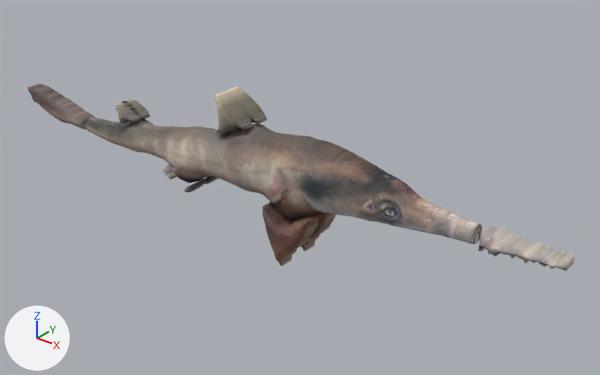
What one commit did to the glTF model public/aqua/models/fish/sawshark.glb.
Before and after are seen from a 50 mm camera at (6144.028, -1.625, 1.006) aimed at (6142.656, 0.089, -0.057). Every picture has the same lights, and +X, +Y and +Z are marked at lower left. The first picture is the older version. Vertices at exactly the same position are counted once.

Names of what the first picture shows: 'sawshark'.
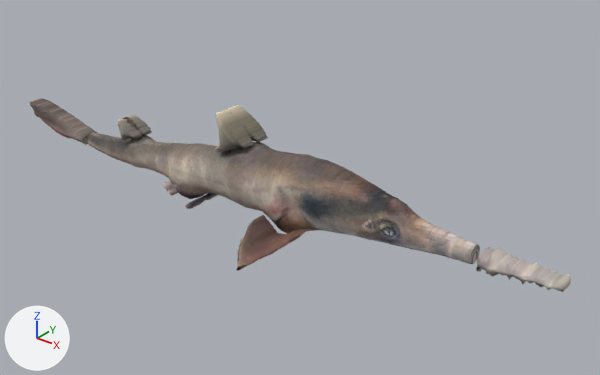
What differs and where, as boxes (x1, y1, x2, y2) in the pictures (600 x 375 px; the box of a moved part takes in the faces that stretch with it):
'sawshark', reshaped
    before: (28, 84, 575, 271)
    after: (30, 98, 571, 292)
part 1 of me_sawshark, moved or reshaped
    before: (86, 117, 482, 244)
    after: (88, 132, 480, 264)
part 2 of me_sawshark, moved or reshaped
    before: (214, 87, 267, 134)
    after: (215, 105, 268, 152)
part 3 of me_sawshark, moved or reshaped
    before: (125, 99, 151, 120)
    after: (123, 115, 152, 136)
part 4 of me_sawshark, moved or reshaped
    before: (478, 227, 575, 271)
    after: (476, 247, 571, 292)
part 5 of me_sawshark, moved or reshaped
    before: (28, 84, 96, 130)
    after: (30, 98, 97, 145)
part 6 of me_sawshark, moved or reshaped
    before: (205, 177, 218, 184)
    after: (206, 193, 218, 200)
part 7 of me_sawshark, moved or reshaped
    before: (115, 101, 141, 124)
    after: (117, 117, 142, 140)
part 8 of me_sawshark, moved or reshaped
    before: (162, 165, 177, 179)
    after: (164, 181, 178, 195)
part 9 of me_sawshark, moved or reshaped
    before: (184, 179, 207, 192)
    after: (185, 195, 207, 209)
part 10 of me_sawshark, moved or reshaped
    before: (262, 202, 336, 266)
    after: (236, 215, 309, 271)

Diff of the bpy script that builds the scene:
```diff
--- a/public/aqua/models/fish/sawshark.glb.py
+++ b/public/aqua/models/fish/sawshark.glb.py
@@ me_sawshark @@
 # used by ob_sawshark; location = (0.0, 0.0, 0.0)
-me_sawshark.from_pydata(...)  # 2533 vertices, 5016 faces; spans x 6141.5..6143.5, y -0.1..0.1, z -0.22..0.22
+me_sawshark.from_pydata(...)  # 2533 vertices, 5016 faces; spans x 6141.5..6143.5, y -0.25..0.25, z -0.17..0.17
+# me_sawshark part 1: the loose piece of 1378 vertices spanning x 6141.82..6143.27, y -0.1..0.1, z -0.11..0.15 is moved by (0.0, 0.0, -0.06)
+# me_sawshark part 2: the loose piece of 235 vertices spanning x 6142.45..6142.57, y -0.07..0.07, z 0.11..0.22 is moved by (0.0, 0.0, -0.06)
+# me_sawshark part 3: the loose piece of 62 vertices spanning x 6142.0..6142.08, y -0.02..0.05, z 0.03..0.09 is moved by (0.0, 0.0, -0.06)
+# me_sawshark part 4: the loose piece of 182 vertices spanning x 6143.29..6143.5, y -0.04..0.04, z 0.01..0.07 is moved by (0.0, 0.0, -0.06)
+# me_sawshark part 5: the loose piece of 190 vertices spanning x 6141.5..6141.81, y -0.04..0.04, z -0.05..0.03 is moved by (0.0, 0.0, -0.06)
+# me_sawshark part 6: the loose piece of 22 vertices spanning x 6142.32..6142.37, y 0.01..0.07, z -0.11..-0.08 is moved by (0.0, 0.0, -0.06)
+# me_sawshark part 7: the loose piece of 62 vertices spanning x 6142.0..6142.08, y -0.05..0.02, z 0.03..0.09 is moved by (0.0, 0.0, -0.06)
+# me_sawshark part 8: the loose piece of 24 vertices spanning x 6142.22..6142.26, y -0.06..0.0, z -0.09..-0.07 is moved by (0.0, 0.0, -0.06)
+# me_sawshark part 9: the loose piece of 22 vertices spanning x 6142.32..6142.37, y -0.07..-0.01, z -0.11..-0.08 is moved by (0.0, 0.0, -0.06)
+# me_sawshark part 10: 332 of 2533 vertices moved; they spanned x 6142.65..6142.82, y -0.09..0.09, z -0.22..-0.05 and now span x 6142.65..6142.82, y -0.25..0.25, z -0.15..-0.07; mean shift (0.0, 0.0, 0.01); largest move (6142.71, 0.03, -0.22) -> (6142.71, 0.21, -0.15)
+# other edits to the shape of me_sawshark do not show in these pictures
 me_sawshark.materials.append(mat_painted_pbr_atlas)
```
